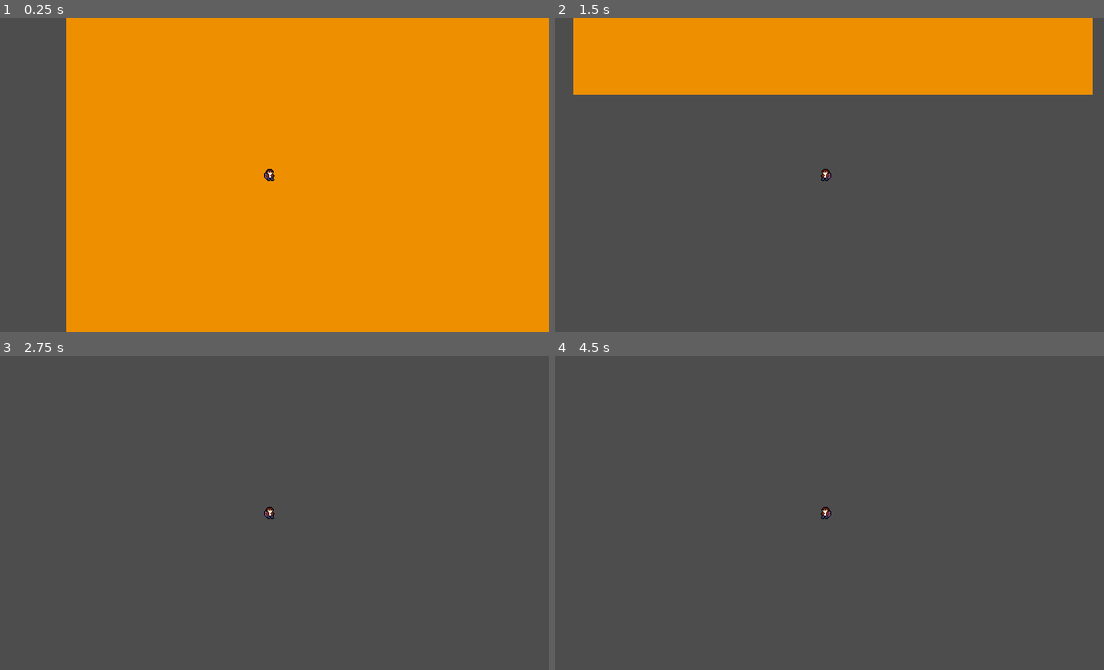
Above: before the commit, frames 1-4 (two rows, left to right).
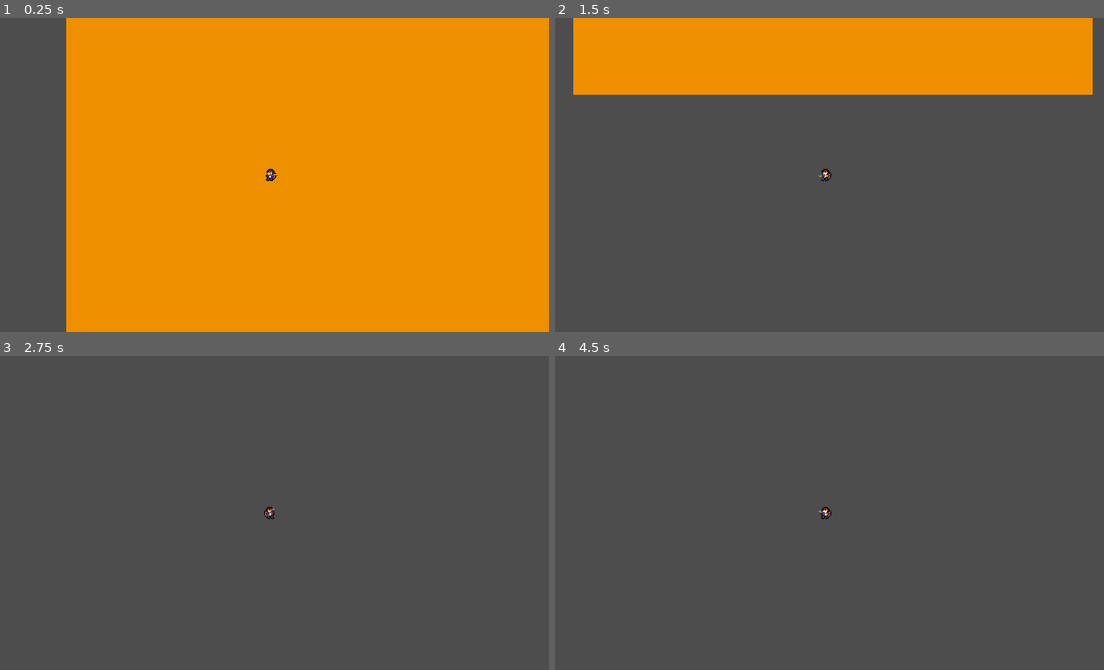
Above: after the commit, the same moments.

Repository: knyaz26/jetpacker
Game: Godot game, scene res://game/arena/arena.tscn
Two runs of this game, one before a commit and one after it. Both use one fixed random seed, a clock stepped at 60 frames per second and the inputs below.
Inputs (mouse positions are in pixels of both pictures, inside the frame that each line leads up to):
- Up to frame 1 (0.25 s): no input
- Up to frame 2 (1.5 s): move the mouse to (950, 159) at 0.52 s; hold D 0.53-1.28 s; move the mouse to (714, 190) at 1.27 s; hold A from 1.28 s (still down)
- Up to frame 3 (2.75 s): move the mouse to (323, 443) at 2.02 s; release A at 2.03 s; hold D from 2.03 s (still down)
- Up to frame 4 (4.5 s): tap Enter at 2.75, 4.25 s; move the mouse to (796, 575) at 2.77 s; release D at 2.78 s; hold W 2.78-3.53 s; tap Space at 3.5 s; move the mouse to (994, 560) at 3.52 s; hold A from 3.53 s (still down); move the mouse to (659, 465) at 4.27 s

The runs differ from the first frame. In frame 1, less than 0.1% of the frame differs, in the area x 48-51%, y 48-52%; in frame 2, less than 0.1%; in frame 3, less than 0.1%; in frame 4, less than 0.1%.

Commit message:
added gun directional movement

Diff:
--- a/game/player/player.gd
+++ b/game/player/player.gd
@@ -32,5 +32,12 @@
 func check_where_player_looks():
 	if get_global_mouse_position().x > position.x:
 		$AnimatedSprite2D.flip_h = false
-	if get_global_mouse_position().x < position.x:
+		$AnimatedSprite2D/AnimatedSprite2D2.flip_h = false
+		$AnimatedSprite2D/AnimatedSprite2D2.offset.x = 4
+		$AnimatedSprite2D/AnimatedSprite2D2.look_at(get_global_mouse_position())
+	else:
 		$AnimatedSprite2D.flip_h = true
+		$AnimatedSprite2D/AnimatedSprite2D2.flip_h = true
+		$AnimatedSprite2D/AnimatedSprite2D2.offset.x = -4
+		$AnimatedSprite2D/AnimatedSprite2D2.look_at(get_global_mouse_position())
+		$AnimatedSprite2D/AnimatedSprite2D2.rotation_degrees += 180
--- a/game/player/player.tscn
+++ b/game/player/player.tscn
@@ -1,8 +1,10 @@
-[gd_scene load_steps=6 format=3 uid="uid://v4hhqus1snc7"]
+[gd_scene load_steps=9 format=3 uid="uid://v4hhqus1snc7"]
 
 [ext_resource type="Script" path="res://game/player/player.gd" id="1_eipwq"]
 [ext_resource type="Texture2D" uid="uid://by07xcbt5n8iv" path="res://game/player/player.png" id="1_pe1sp"]
 [ext_resource type="Texture2D" uid="uid://covdqwrmrcpu0" path="res://game/player/damage.png" id="2_bkkak"]
+[ext_resource type="Texture2D" uid="uid://cw8q634ry07go" path="res://game/player/players_gun1.png" id="4_kvtsn"]
+[ext_resource type="Texture2D" uid="uid://daylo61yxew5l" path="res://game/player/players_gun2.png" id="5_kp28p"]
 
 [sub_resource type="CapsuleShape2D" id="CapsuleShape2D_j2ayv"]
 radius = 5.0
@@ -27,6 +29,25 @@
 "speed": 5.0
 }]
 
+[sub_resource type="SpriteFrames" id="SpriteFrames_01lwq"]
+animations = [{
+"frames": [{
+"duration": 1.0,
+"texture": ExtResource("4_kvtsn")
+}],
+"loop": true,
+"name": &"default",
+"speed": 5.0
+}, {
+"frames": [{
+"duration": 1.0,
+"texture": ExtResource("5_kp28p")
+}],
+"loop": true,
+"name": &"fireing",
+"speed": 5.0
+}]
+
 [node name="player" type="CharacterBody2D"]
 script = ExtResource("1_eipwq")
 
@@ -36,4 +57,8 @@
 [node name="AnimatedSprite2D" type="AnimatedSprite2D" parent="."]
 sprite_frames = SubResource("SpriteFrames_a76tj")
 
+[node name="AnimatedSprite2D2" type="AnimatedSprite2D" parent="AnimatedSprite2D"]
+sprite_frames = SubResource("SpriteFrames_01lwq")
+offset = Vector2(4, 0)
+
 [node name="Camera2D" type="Camera2D" parent="."]
Binary file added: game/player/players_gun1.png
Not shown, added: game/player/players_gun1.png.import
Binary file added: game/player/players_gun2.png
Not shown, added: game/player/players_gun2.png.import
